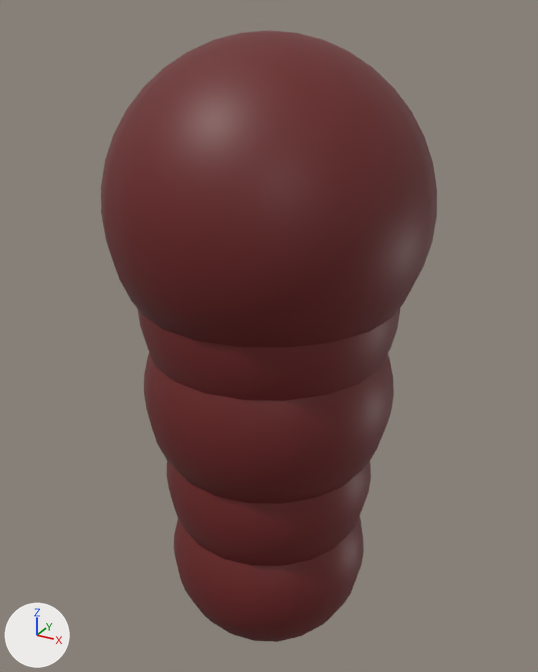
Two versions of the FBX model Assets/Bounds/House8.fbx, one commit apart.
Before and after are seen from a 50 mm camera at (4.052, -4.37, 0.529) aimed at (3.761, -3.842, 0.265). The lights are fixed; the arrows at lower left show +X, +Y and +Z. Where no turn or scale is listed for an object, it has been applied to the vertices.
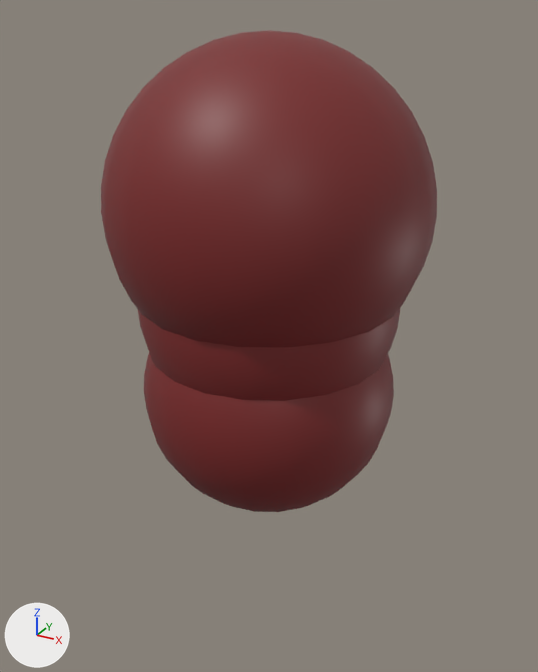
Boxes (x1, y1, x2, y2) around the edits, measured in the pictures (538 x 672 px; the box of a moved part takes in the faces that stretch with it):
'pSphere3', mesh turned
    before: (144, 353, 394, 504)
    after: (144, 353, 394, 512)
'pSphere1', deleted
    before: (174, 516, 364, 642)
'pSphere2', deleted
    before: (167, 460, 371, 566)
part 1 of me_mesh_001, moved or reshaped
    before: (167, 460, 371, 566)
    after: (154, 363, 244, 400)
part 2 of me_mesh, moved or reshaped
    before: (174, 516, 364, 642)
    after: (147, 363, 371, 512)

The change in detail:
me_mesh has 382 vertices, 400 faces and spans x -0.093..0.093, y -0.093..0.093, z -0.093..0.093.
me_mesh part 2: the whole mesh is turned -90 degrees about the x axis through its middle and scaled by 10.8.
me_mesh_001 has 382 vertices, 400 faces and spans x -0.095..0.095, y -0.095..0.095, z -0.095..0.095.
me_mesh_001 part 1: the whole mesh is multiplied about its middle by the matrix ((10.541, 0.0, 0.0), (0.0, 0.0, 10.541), (0.0, -10.541, 0.0)).
Object 'pSphere4' (ob_psphere4) now shows me_mesh_001 instead of me_mesh_003.
Object 'pSphere1' (ob_psphere1) is deleted.
Object 'pSphere3' (ob_psphere3) now shows me_mesh instead of me_mesh_002.
Object 'pSphere2' (ob_psphere2) is deleted.
